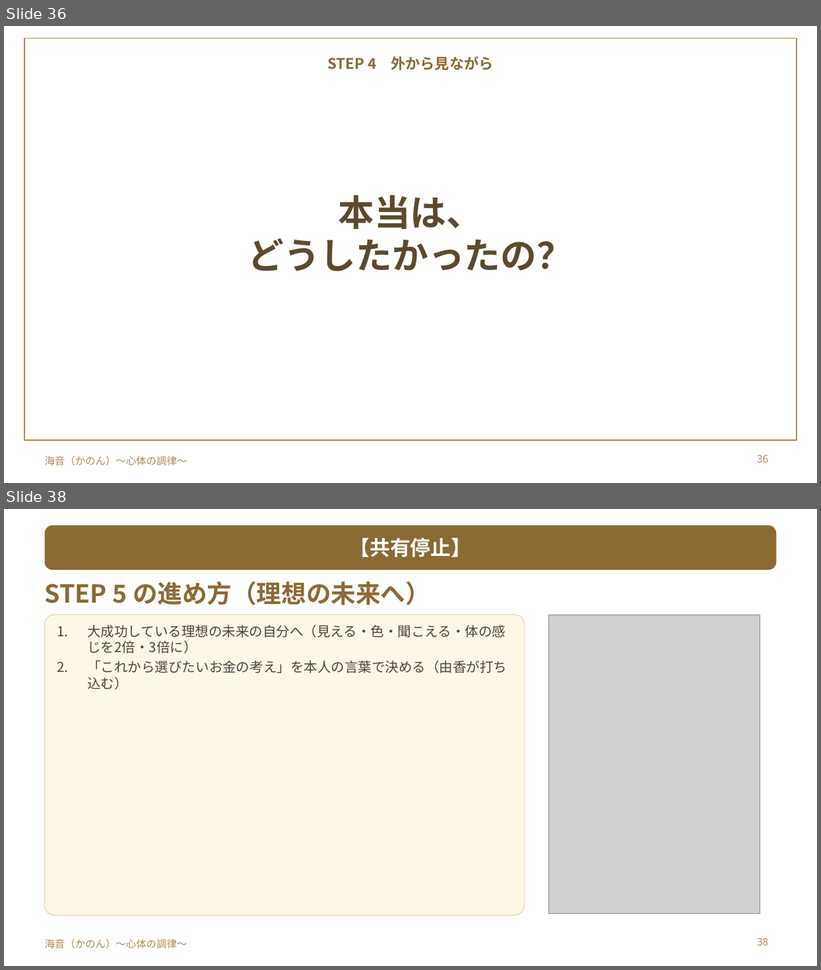
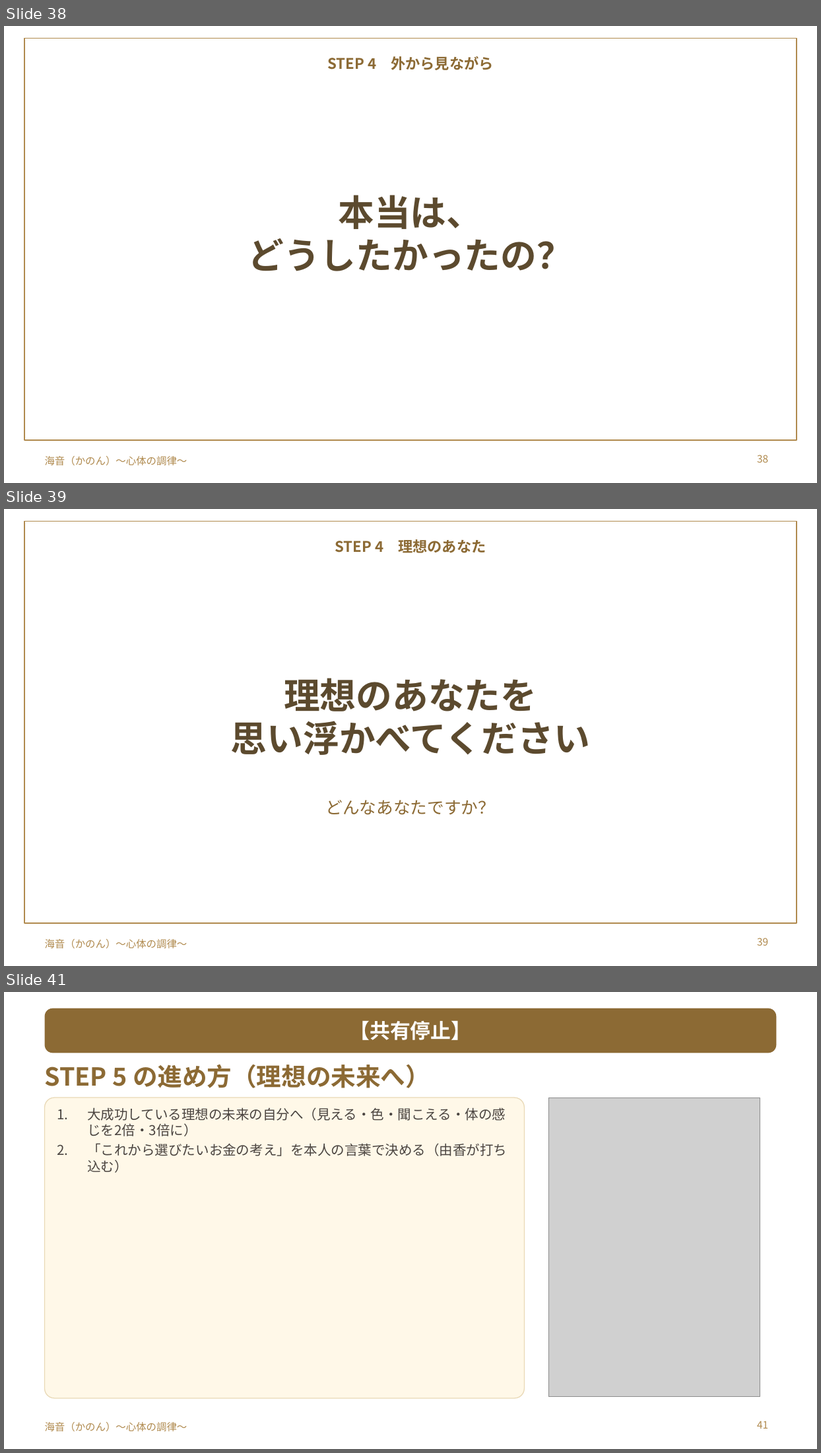
Before and after one commit to y-takahashi-cmd/MyBrain, a slide deck: 20_Projects/海音_心体の調律/単発/仁部あきえさん/20261028_仁部あきえさん_お金のブロック単発セッション.pptx. Shown one above the other, each under a label of ours: slides 36 and 38 before the commit, slides 38, 39 and 41 after it; the slides between them are not shown. The pictures are 821x970 and 821x1453 pixels, drawn with LibreOffice and Linux fonts; fonts in the diff are those of the drawing; grey boxes stand for pictures; background and template pictures are left out. Boxes give left, top, right and bottom in pixels: in the first picture for what was removed or moved away, otherwise in the second. Text is boxed around its words. In the diff, an @@ line names an element or a change of style, - is before the commit and + after.

```diff
--- a/20_Projects/海音_心体の調律/単発/仁部あきえさん/20261028_仁部あきえさん_お金のブロック単発セッション.pptx
+++ b/20_Projects/海音_心体の調律/単発/仁部あきえさん/20261028_仁部あきえさん_お金のブロック単発セッション.pptx
@@ slide 39 added at box(4, 509, 817, 966), background picture (left out); not listed: 1 template element that a slide beside it also shows @@
@@ rectangle added at box(24, 521, 797, 923), outline #B08A4E 1 pt @@
@@ text added at box(335, 539, 486, 553), 13 pt, text #8C6A34, bold @@
+STEP 4 理想のあなた
@@ title added at box(231, 678, 590, 755), 32 pt, text #5C4A2E, bold @@
+理想のあなたを
+思い浮かべてください
@@ text added at box(326, 800, 496, 815), 15 pt, text #8C6A34 @@
+どんなあなたですか？
@@ page number added at box(757, 938, 768, 946), 9 pt, text #B08A4E @@
+39
@@ what was slide 36 is now slide 38 @@
@@ what was slide 38 is now slide 41 @@
@@ page number at box(757, 1421, 768, 1429): text changed @@
-38
+41
```
Also in this commit, not shown: 3 slides changed, 2 other slides added.
